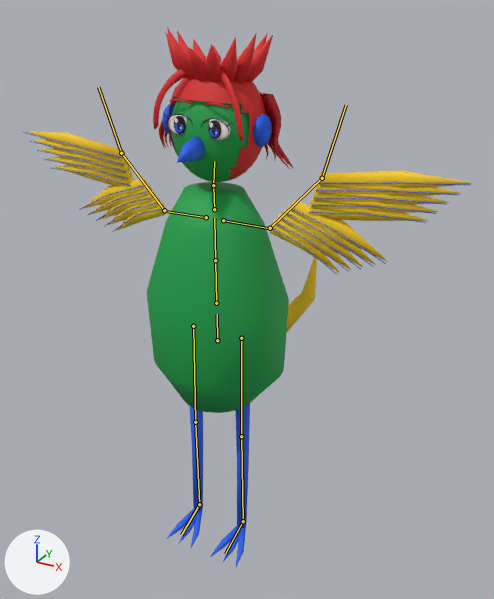
The glTF model output/anime-rigged-catalog-v3/polly/model.glb, before and after one commit.
Before and after are seen from a camera (50 mm lens) standing at (1.014, -1.652, 1.781) and looking at (0.034, 0.131, 0.889). Arrows for +X, +Y and +Z are at lower left; the lights stay in place. The older version comes first. Both versions are drawn at frame 11 of the action 'level_up'; the numbers are the values there. The bones that change, and the others that lie on the model, are drawn over the model as lines.

Names of what the first picture shows: 'Polly.SkinnedMesh'.
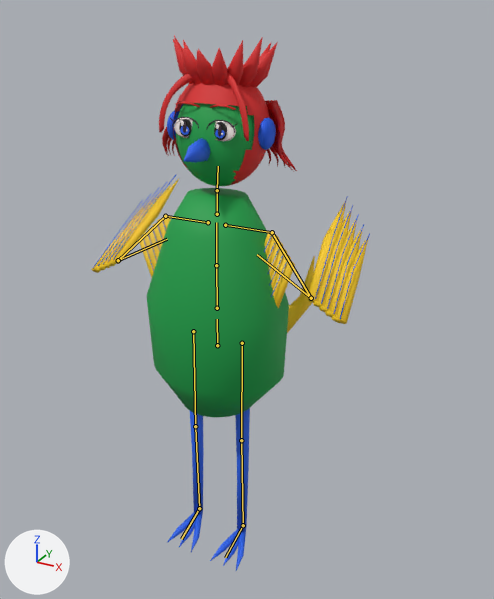
Changed parts and their boxes [x1, y1, x2, y2] in the pictures (494 x 599 px):
'Polly.SkinnedMesh', posed (38% narrower): before [23, 27, 472, 567]; after [92, 36, 370, 571]
bone 'hips', root to tip: before (217, 340) to (217, 314); after (217, 345) to (217, 319)
bone 'spine', root to tip: before (216, 303) to (215, 260); after (217, 308) to (216, 265)
bone 'chest', root to tip: before (215, 260) to (214, 218); after (216, 265) to (216, 222)
bone 'head', root to tip: before (213, 185) to (214, 161); after (217, 190) to (218, 166)
bone 'leftUpperArm', root to tip: before (270, 228) to (322, 178); after (272, 232) to (311, 298)
bone 'leftLowerArm', root to tip: before (322, 178) to (346, 105); after (311, 298) to (257, 254)
bone 'rightUpperArm', root to tip: before (164, 210) to (121, 153); after (165, 216) to (118, 260)
bone 'rightLowerArm', root to tip: before (121, 153) to (98, 87); after (118, 260) to (167, 239)

Patch to the scene script:
```diff
--- a/output/anime-rigged-catalog-v3/polly/model.glb.py
+++ b/output/anime-rigged-catalog-v3/polly/model.glb.py
@@ bone_rig_object @@
 bone_rig_object = bpy.data.objects['Rig']  # the whole rig 'Rig'
-bone_rig_object.location = (0.0, 0.0, 0.0)
+bone_rig_object.location = (0.0, 0.0, -0.034)
@@ bone_hips @@
 bone_hips = bpy.data.objects['Rig'].pose.bones['hips']
-bone_hips.location = (0.0, 0.0, 0.0)
-bone_hips.rotation_quaternion = (1.0, 0.0, 0.0, 0.0)  # degrees (0, 0, 0)
+bone_hips.location = (0.0, 0.017, 0.0)
+bone_hips.rotation_quaternion = (1.0, 0.0, 0.014, 0.0)  # degrees (0, 2, 0)
@@ bone_spine @@
 bone_spine = bpy.data.objects['Rig'].pose.bones['spine']  # child of 'hips'
-bone_spine.rotation_quaternion = (1.0, 0.006, 0.0, 0.0)  # degrees (1, 0, 0)
+bone_spine.rotation_quaternion = (1.0, -0.007, 0.0, 0.0)  # degrees (-1, 0, 0)
@@ bone_chest @@
 bone_chest = bpy.data.objects['Rig'].pose.bones['chest']  # child of 'spine'
-bone_chest.rotation_quaternion = (1.0, 0.0, 0.0, 0.0)  # degrees (0, 0, 0)
+bone_chest.rotation_quaternion = (1.0, -0.019, 0.0, 0.0)  # degrees (-2, 0, 0)
@@ bone_head @@
 bone_head = bpy.data.objects['Rig'].pose.bones['head']  # child of 'neck'
-bone_head.rotation_quaternion = (0.999, -0.03, 0.0, -0.014)  # degrees (-3, 0, -2)
+bone_head.rotation_quaternion = (0.999, -0.041, 0.0, 0.0)  # degrees (-5, 0, 0)
@@ bone_leftupperarm @@
 bone_leftupperarm = bpy.data.objects['Rig'].pose.bones['leftUpperArm']  # child of 'leftShoulder'
-bone_leftupperarm.location = (-0.003, 0.0, 0.0)
-bone_leftupperarm.rotation_quaternion = (0.918, 0.398, -0.005, 0.002)  # degrees (47, -1, 0)
+bone_leftupperarm.location = (0.0, 0.0, 0.0)
+bone_leftupperarm.rotation_quaternion = (0.916, -0.383, 0.0, -0.124)  # degrees (-45, -5, -13)
@@ bone_leftlowerarm @@
 bone_leftlowerarm = bpy.data.objects['Rig'].pose.bones['leftLowerArm']  # child of 'leftUpperArm'
-bone_leftlowerarm.rotation_quaternion = (0.975, 0.222, -0.012, -0.029)  # degrees (26, -1, -4)
+bone_leftlowerarm.rotation_quaternion = (0.173, -0.849, 0.0, -0.499)  # degrees (-146, -58, -19)
@@ bone_rightupperarm @@
 bone_rightupperarm = bpy.data.objects['Rig'].pose.bones['rightUpperArm']  # child of 'rightShoulder'
-bone_rightupperarm.location = (0.003, 0.0, 0.0)
-bone_rightupperarm.rotation_quaternion = (0.918, 0.398, 0.005, -0.002)  # degrees (47, 1, 0)
+bone_rightupperarm.location = (0.0, 0.0, 0.0)
+bone_rightupperarm.rotation_quaternion = (0.916, -0.383, 0.0, 0.124)  # degrees (-45, 5, 13)
@@ bone_rightlowerarm @@
 bone_rightlowerarm = bpy.data.objects['Rig'].pose.bones['rightLowerArm']  # child of 'rightUpperArm'
-bone_rightlowerarm.rotation_quaternion = (0.975, 0.222, 0.012, 0.029)  # degrees (26, 1, 4)
+bone_rightlowerarm.rotation_quaternion = (0.173, -0.849, 0.0, 0.499)  # degrees (-146, 58, 19)
```
